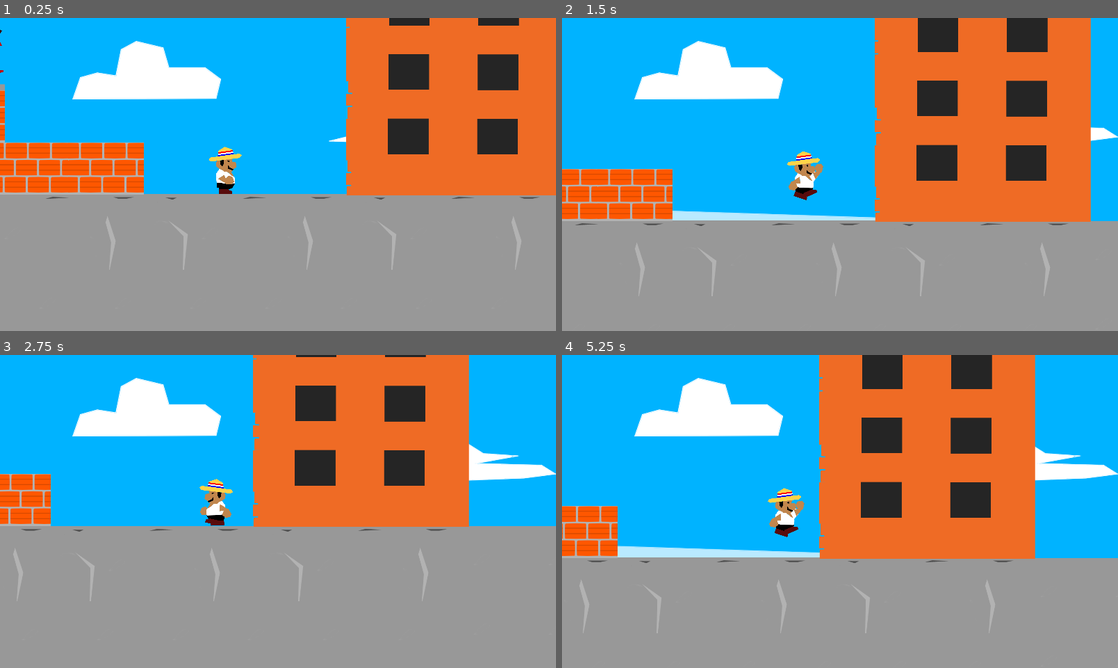
Above: before the commit, frames 1-4 (two rows, left to right).
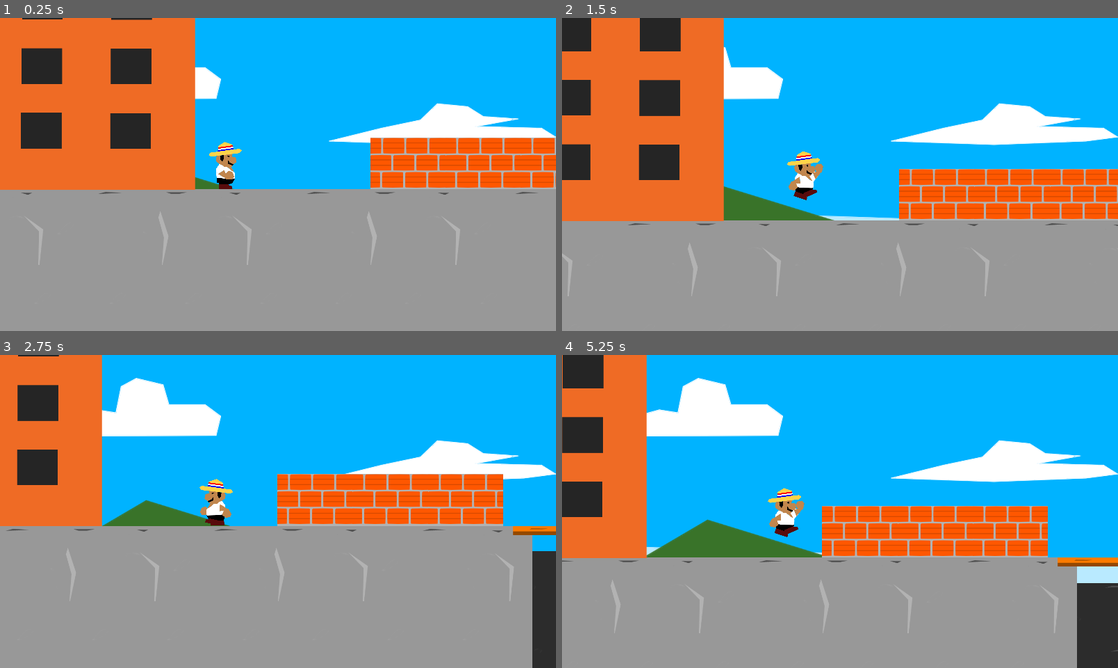
Above: after the commit, the same moments.

Repository: luispereira230797/donmariano
Game: Godot game, scene res://Scenes/Level1.tscn
The game is run twice, just before and just after one commit, with the same random seed, the same clock (stepped at 60 frames per second) and the same inputs.
Inputs:
- Up to frame 1 (0.25 s): no input
- Up to frame 2 (1.5 s): hold Right (ui_right) from 0.53 s (still down); tap Up (ui_up) at 0.77 s
- Up to frame 3 (2.75 s): tap Up (ui_up) at 1.52 s; release Right (ui_right) at 2.03 s; hold Left (ui_left) from 2.03 s (still down)
- Up to frame 4 (5.25 s): release Left (ui_left) at 2.78 s; hold Right (ui_right) 2.78-4.28 s; tap Up (ui_up) at 3.02, 3.77, 4.52 s; hold Left (ui_left) 4.28-5.03 s; hold Right (ui_right) from 5.03 s (still down)

The runs differ from the first frame. In frame 1, 43% of the frame differs, in the area x 0-100%, y 0-81%; in frame 2, 47%, in the area x 0-100%, y 0-89%; in frame 3, 36%; in frame 4, 41%.

Commit message:
Fix player and enemy physics

Diff:
--- a/Scenes/Enemy.tscn
+++ b/Scenes/Enemy.tscn
@@ -6,7 +6,7 @@
 [sub_resource type="Animation" id=2]
 resource_name = "Idle"
 tracks/0/type = "value"
-tracks/0/path = NodePath("Sprite:frame")
+tracks/0/path = NodePath("Container/Sprite:frame")
 tracks/0/interp = 1
 tracks/0/loop_wrap = true
 tracks/0/imported = false
@@ -21,7 +21,7 @@
 [sub_resource type="Animation" id=3]
 length = 0.001
 tracks/0/type = "value"
-tracks/0/path = NodePath("Sprite:frame")
+tracks/0/path = NodePath("Container/Sprite:frame")
 tracks/0/interp = 1
 tracks/0/loop_wrap = true
 tracks/0/imported = false
@@ -38,7 +38,7 @@
 length = 0.4
 loop = true
 tracks/0/type = "value"
-tracks/0/path = NodePath("Sprite:frame")
+tracks/0/path = NodePath("Container/Sprite:frame")
 tracks/0/interp = 1
 tracks/0/loop_wrap = true
 tracks/0/imported = false
@@ -51,17 +51,36 @@
 }
 
 [sub_resource type="RectangleShape2D" id=5]
-extents = Vector2( 28.5, 69.5 )
+extents = Vector2( 30.5, 60.125 )
 
 [sub_resource type="RectangleShape2D" id=1]
-extents = Vector2( 24, 67 )
+extents = Vector2( 24, 63.5 )
+
+[sub_resource type="RectangleShape2D" id=6]
+extents = Vector2( 30, 8.25 )
 
 [node name="Enemy" type="KinematicBody2D"]
 script = ExtResource( 2 )
 
-[node name="Sprite" type="Sprite" parent="."]
-position = Vector2( 4.48788, -4.49747 )
-scale = Vector2( -0.310675, 0.310675 )
+[node name="Container" type="Node2D" parent="."]
+
+[node name="RayCastBottom" type="RayCast2D" parent="Container"]
+position = Vector2( -44, -64 )
+enabled = true
+cast_to = Vector2( 0, 142 )
+collision_mask = 4
+
+[node name="RayCastForward" type="RayCast2D" parent="Container"]
+position = Vector2( -41, 60 )
+enabled = true
+cast_to = Vector2( -15, 0 )
+collision_mask = 4
+collide_with_areas = true
+
+[node name="Sprite" type="Sprite" parent="Container"]
+position = Vector2( 8.48788, -4.49747 )
+rotation = 3.14159
+scale = Vector2( 0.310675, -0.310675 )
 texture = ExtResource( 1 )
 hframes = 2
 
@@ -76,24 +95,19 @@
 collision_mask = 5
 
 [node name="CollisionShape2D" type="CollisionShape2D" parent="Area2D"]
-position = Vector2( -1.5, -5.5 )
+position = Vector2( -0.5, 3.125 )
 shape = SubResource( 5 )
 
 [node name="CollisionShape2D" type="CollisionShape2D" parent="."]
-position = Vector2( 0, -4 )
+position = Vector2( 0, -0.5 )
 shape = SubResource( 1 )
 
-[node name="RayCastBottom" type="RayCast2D" parent="."]
-position = Vector2( -44, -64 )
-enabled = true
-cast_to = Vector2( 0, 142 )
-collision_mask = 4
+[node name="Area2D2" type="Area2D" parent="."]
+collision_layer = 16
 
-[node name="RayCastForward" type="RayCast2D" parent="."]
-position = Vector2( -41, 60 )
-enabled = true
-cast_to = Vector2( -15, 0 )
-collision_mask = 4
-collide_with_areas = true
+[node name="CollisionShape2D" type="CollisionShape2D" parent="Area2D2"]
+position = Vector2( 0, -66.25 )
+shape = SubResource( 6 )
 
 [connection signal="body_entered" from="Area2D" to="." method="_on_Area2D_body_entered"]
+[connection signal="body_entered" from="Area2D2" to="." method="_on_Area2D2_body_entered"]
--- a/Scenes/Level1.tscn
+++ b/Scenes/Level1.tscn
@@ -426,7 +426,7 @@
 type = 2
 
 [node name="Player" parent="." instance=ExtResource( 1 )]
-position = Vector2( 16024, -139 )
+position = Vector2( -810, 459 )
 
 [node name="Camera2D" type="Camera2D" parent="Player"]
 position = Vector2( 140, 24 )
@@ -528,13 +528,17 @@
 position = Vector2( 389.272, -18.3495 )
 shape = SubResource( 15 )
 
-[node name="Sprite2" type="Sprite" parent="."]
+[node name="Building2" type="Sprite" parent="."]
 position = Vector2( 16629, -459 )
 scale = Vector2( 0.762963, 0.762963 )
 texture = ExtResource( 4 )
 
-[node name="StaticBody2D" type="StaticBody2D" parent="Sprite2"]
-
-[node name="CollisionShape2D" type="CollisionShape2D" parent="Sprite2/StaticBody2D"]
+[node name="Area2D" type="Area2D" parent="."]
+position = Vector2( 16629, -459 )
+scale = Vector2( 0.762963, 0.762963 )
+
+[node name="CollisionShape2D" type="CollisionShape2D" parent="Area2D"]
 position = Vector2( -326.359, 211.675 )
 shape = SubResource( 15 )
+
+[connection signal="body_entered" from="Area2D" to="." method="_on_Area2D_body_entered"]
--- a/Scenes/Player.tscn
+++ b/Scenes/Player.tscn
@@ -69,6 +69,9 @@
 "values": [ 0, 1 ]
 }
 
+[sub_resource type="RectangleShape2D" id=5]
+extents = Vector2( 22, 5.5 )
+
 [node name="Player" type="KinematicBody2D"]
 script = ExtResource( 2 )
 
@@ -87,6 +90,13 @@
 anims/Jump = SubResource( 6 )
 anims/RESET = SubResource( 3 )
 anims/Walk = SubResource( 4 )
+
+[node name="KillerArea" type="Area2D" parent="."]
+collision_layer = 16
+
+[node name="CollisionShape2D" type="CollisionShape2D" parent="KillerArea"]
+position = Vector2( -5, 64.5 )
+shape = SubResource( 5 )
 
 [node name="RayCast2DLeft" type="RayCast2D" parent="."]
 position = Vector2( -26, -76 )
@@ -113,3 +123,4 @@
 collision_mask = 4
 
 [connection signal="animation_finished" from="AnimationPlayer" to="." method="_on_AnimationPlayer_animation_finished"]
+[connection signal="body_entered" from="KillerArea" to="." method="_on_KillerArea_body_entered"]
--- a/Scripts/Enemy.gd
+++ b/Scripts/Enemy.gd
@@ -11,7 +11,7 @@
 
 func _ready():
 	if type == 2:
-		$Sprite.modulate = Color(1, 0, 0)
+		$Container/Sprite.modulate = Color(1, 0, 0)
 
 func _process(delta):
 	move_character()
@@ -34,22 +34,22 @@
 		velocity.x = 0
 		velocity = move_and_slide(velocity, Vector2.UP)
 
-func _on_Area2D_body_entered(body):
-	if body.get_name() == "Player" && canKill:
-		body._loseLife(get_name())
-		pass
-
 func turn():
-	if not $RayCastBottom.is_colliding() || $RayCastForward.is_colliding():
+	if not $Container/RayCastBottom.is_colliding() || $Container/RayCastForward.is_colliding():
 		moving_left = !moving_left
-		scale.x = -scale.x
+		$Container.scale.x = -$Container.scale.x
 
 func loseLife():
 	canKill = false
 	$Area2D/CollisionShape2D.set_deferred("disabled", true)
 	$CollisionShape2D.set_deferred("disabled", true)
+	$Area2D/CollisionShape2D
+
+func _on_Area2D2_body_entered(body):
+	if body.get_name() == "Player":
+		body.kill(self)
 
 
-func _on_KillArea_body_entered(body):
+func _on_Area2D_body_entered(body):
 	if body.get_name() == "Player":
-		body.kill(self)
+		body._loseLife(get_name())
--- a/Scripts/FinalScene.gd
+++ b/Scripts/FinalScene.gd
@@ -16,7 +16,7 @@
 		"character": "CharacterWorried"
 	},
 	{
-		"text": "Perdí el bus y bueno, casi muero ahi con los asaltos y eso",
+		"text": "Pasaron muchas cosas en el camino y casi muero ahi con los asaltos y eso",
 		"wife": "WifeNeutral",
 		"character": "CharacterWorried"
 	},
--- a/Scripts/Global.gd
+++ b/Scripts/Global.gd
@@ -1,6 +1,6 @@
 extends Node
 
-var items = ["ring"] #["cash", "ring", "phone"]
+var items = ["cash", "ring", "phone"] #["cash", "ring", "phone"]
 var current_scene = "KilledByDrogadicto"
 var previous_scene = null
 var killedBy = ""
--- a/Scripts/Level1.gd
+++ b/Scripts/Level1.gd
@@ -17,3 +17,8 @@
 # Called every frame. 'delta' is the elapsed time since the previous frame.
 #func _process(delta):
 #	pass
+
+
+func _on_Area2D_body_entered(body):
+	if body.get_name() == "Player":
+		get_tree().change_scene("res://Scenes/FinalScene.tscn")
--- a/Scripts/Player.gd
+++ b/Scripts/Player.gd
@@ -78,6 +78,8 @@
 	# get_tree().reload_current_scene()
 
 func kill(enemy):
-	if motion.y > 0:
-		motion.y = jumpHeight
-		enemy.loseLife()
+	motion.y = jumpHeight
+	enemy.loseLife()
+
+func isAbove(enemy):
+	return position.y < enemy.position.y
Not shown: 1 places in Scenes/Enemy.tscn that only renumber resources
Not shown: 1 places in Scenes/Player.tscn that only renumber resources
Binary file changed: assets/sprites/gameovermessage.png
Binary file changed: customassets/gameovermessage.png
Not shown, changed: customassets/cinematicas.clip
